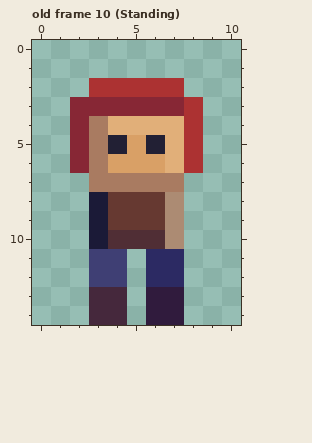
Pixel-art file: assets/sprites/character.aseprite. The picture above was drawn from the file before the commit.
11x15 pixels, 17 frames. Shown: old frame 10 (Standing). The commit also changed other frames, which this record leaves out.
And afterwards:
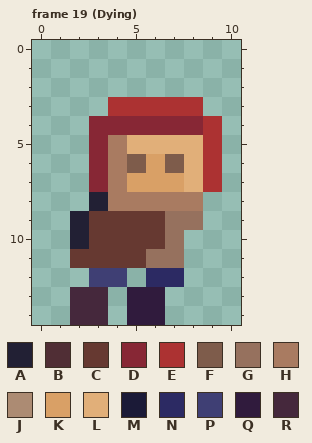
Palette (. is transparent): A #222034  B #502e35  C #663931  D #872735  E #ac3232  F #7e5c4b  G #96715e  H #a97b61  J #ac8b73  K #d9a066  L #e1af79  M #1b1a37  N #2c2a63  P #3f3f74  Q #301b3d  R #45283c
A new or re-ordered frame is compared with the old frame closest to it.
Commit message: Add dying animation (#21) * Add dying animation
From old to new:
frames 17 -> 21
Changed rows in their new state; - is an unchanged pixel.
Frame 19 (Dying) is new; against old frame 10 (Standing), layers "Legs", "Head", "Body":
first column x 2:
 2 -.....--
 3 ..EEEE--
 4 .DDDDDDE
 5 .DHLL-LE
 6 .DHF-FLE
 7 -D-KKKLE
 8 -AHHHHH-
 9 AC---GG-
10 ACCCCG--
11 CCCCGG--
13 R-.Q-.--
14 R-.Q-.--
